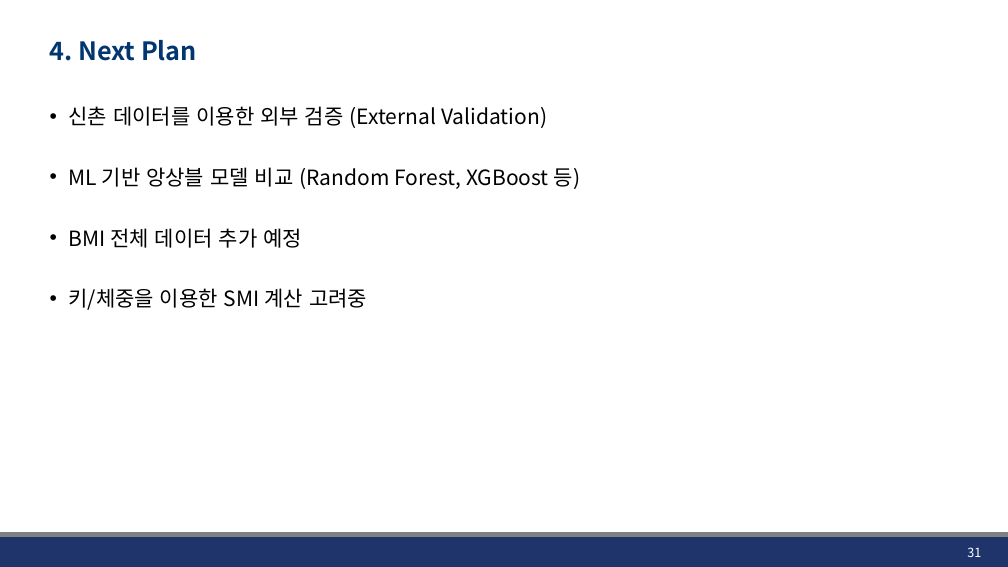
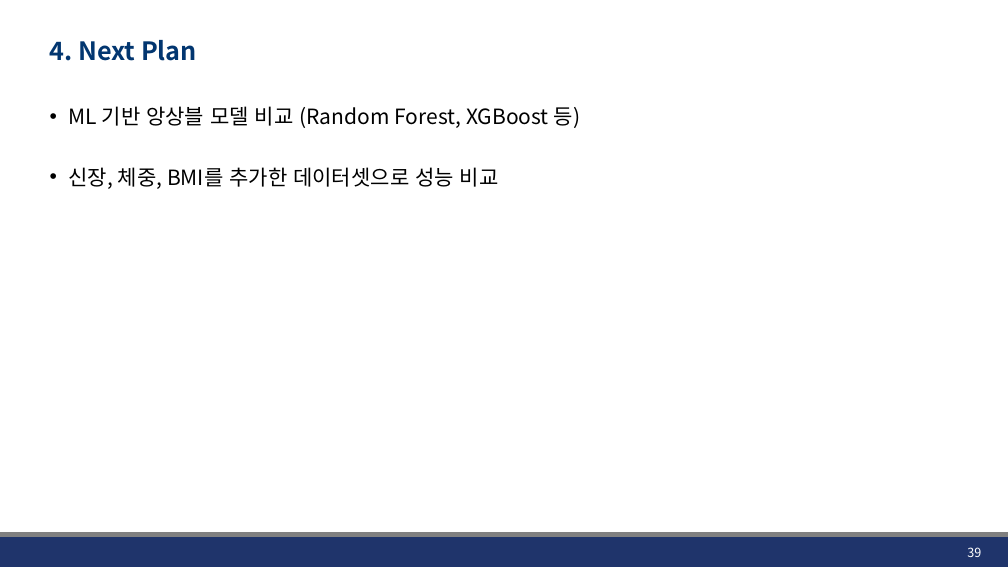
Before and after one commit to JHWannabe/2026-1_Study, a slide deck: slide 39 of 연구자료/260424_Linear_Logistic_Regression.pptx (slide 31 before the commit). Drawn at 1008x567 pixels with LibreOffice and Linux fonts; fonts in the diff are those of the drawing; background and template pictures are left out. Boxes give left, top, right and bottom in pixels: in the first picture for what was removed or moved away, otherwise in the second. Text is boxed around its words. In the diff, an @@ line names an element or a change of style, - is before the commit and + after.

Commit message:
연구자료 업데이트

```diff
--- a/연구자료/260424_Linear_Logistic_Regression.pptx
+++ b/연구자료/260424_Linear_Logistic_Regression.pptx
@@ text at box(68, 106, 547, 128): paragraph removed @@
-• 신촌 데이터를 이용한 외부 검증 (External Validation)
@@ text at box(68, 167, 499, 189): text changed @@
-• BMI 전체 데이터 추가 예정
-• 키/체중을 이용한 SMI 계산 고려중
+• 신장, 체중, BMI를 추가한 데이터셋으로 성능 비교
@@ page number at box(967, 547, 981, 557): text changed @@
-31
+39
```
Also in this commit, not shown: 16 other slides changed, 13 slides added, 5 slides removed, 7 other files.
